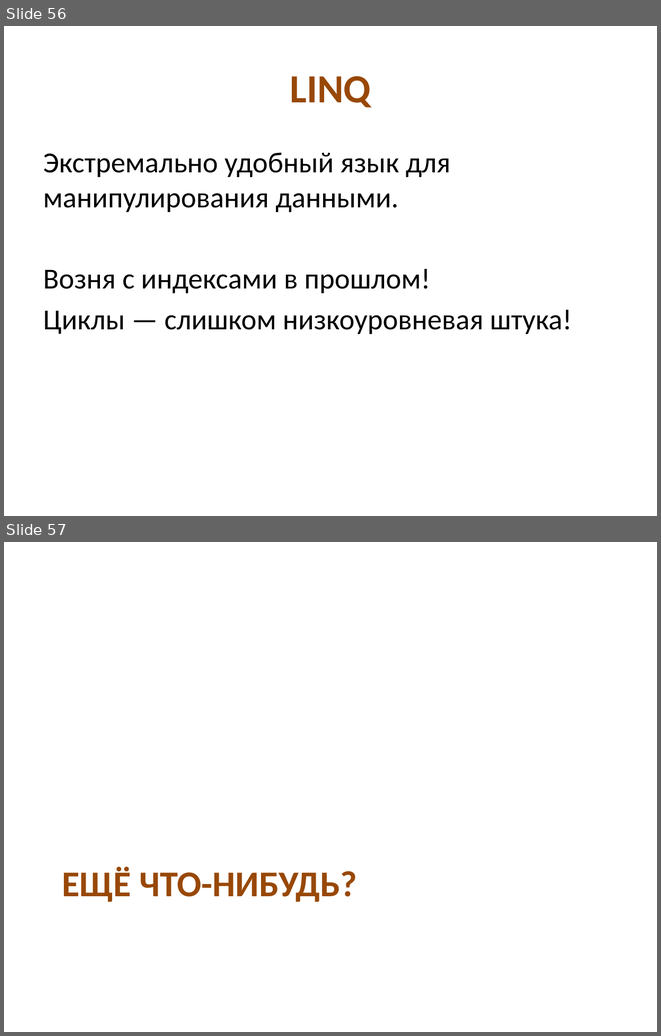
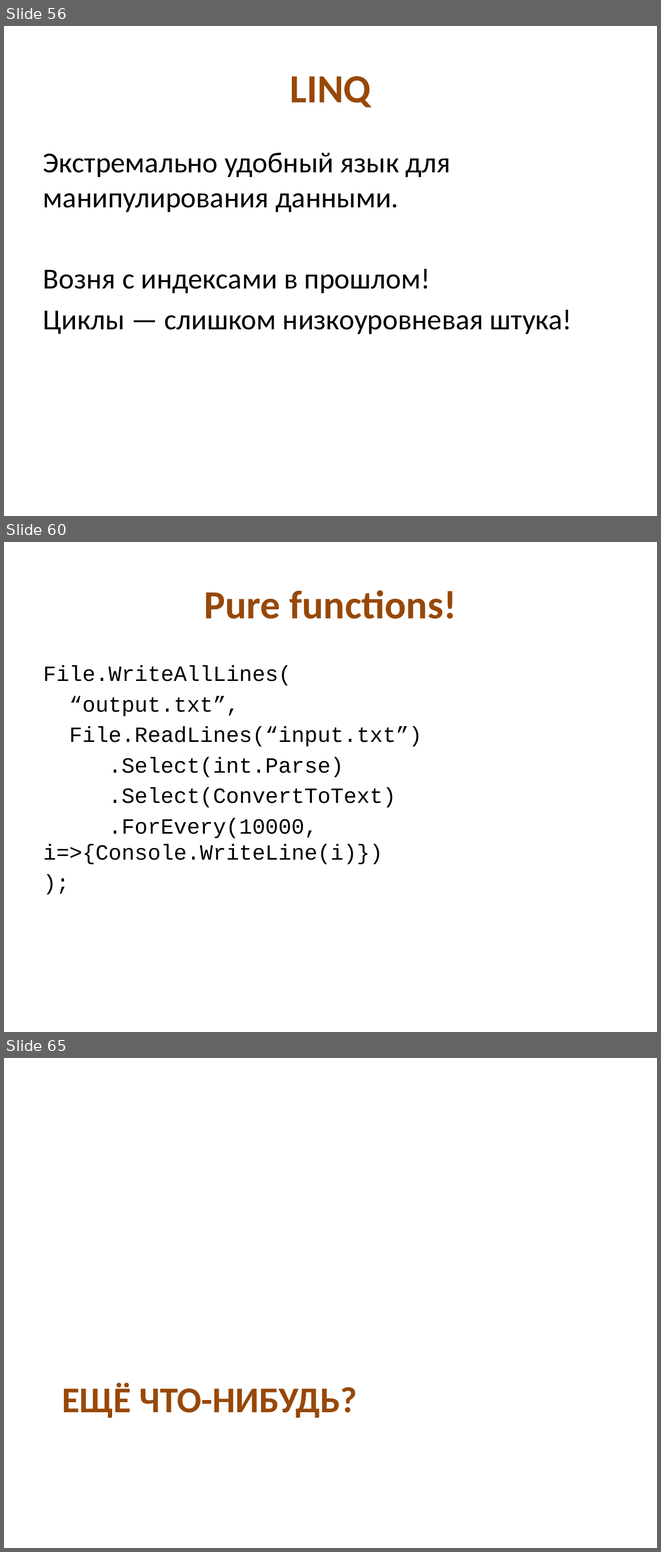
Before and after one commit to kontur-edu/kampus-ekb-2013-11, a slide deck: 02-CleanCode&Testing/CleanCode.pptx. Shown one above the other, each under a label of ours: slides 56 and 57 before the commit, slides 56, 60 and 65 after it; the slides between them are not shown. The pictures are 661x1036 and 661x1552 pixels, drawn with LibreOffice and Linux fonts; fonts in the diff are those of the drawing. Boxes give left, top, right and bottom in pixels: in the first picture for what was removed or moved away, otherwise in the second. Text is boxed around its words. In the diff, an @@ line names an element or a change of style, - is before the commit and + after.

```diff
--- a/02-CleanCode&Testing/CleanCode.pptx
+++ b/02-CleanCode&Testing/CleanCode.pptx
@@ slide 60 added at bbox=[4, 542, 657, 1032], background #FFFFFF @@
@@ title added at bbox=[204, 590, 457, 619], 44 pt, text #984807, bold @@
+Pure functions!
@@ text added at bbox=[43, 665, 422, 864], 24 pt, text #000000 @@
+File.WriteAllLines(
+“output.txt”,
+File.ReadLines(“input.txt”)
+.Select(int.Parse)
+.Select(ConvertToText)
+.ForEvery(10000, i=>{Console.WriteLine(i)})
+);
@@ what was slide 57 is now slide 65 @@
```
Also in this commit, not shown: 6 slides changed, 7 other slides added, 2 other files.
